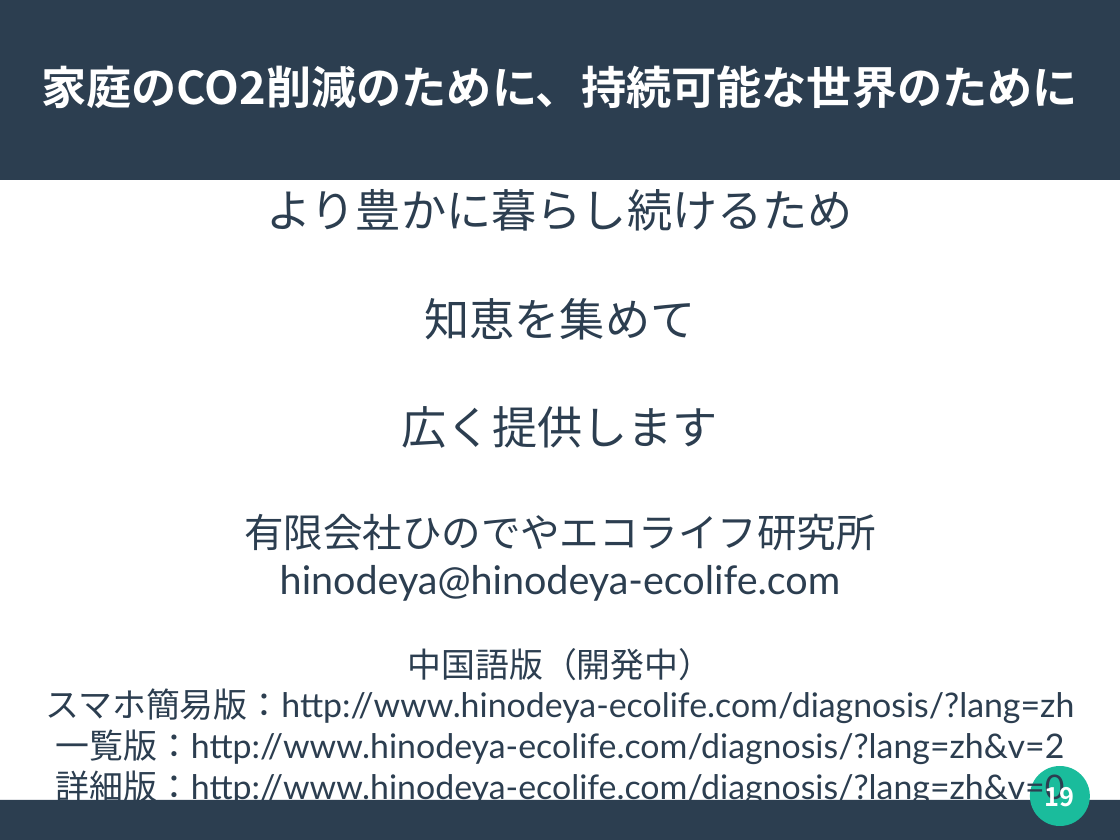
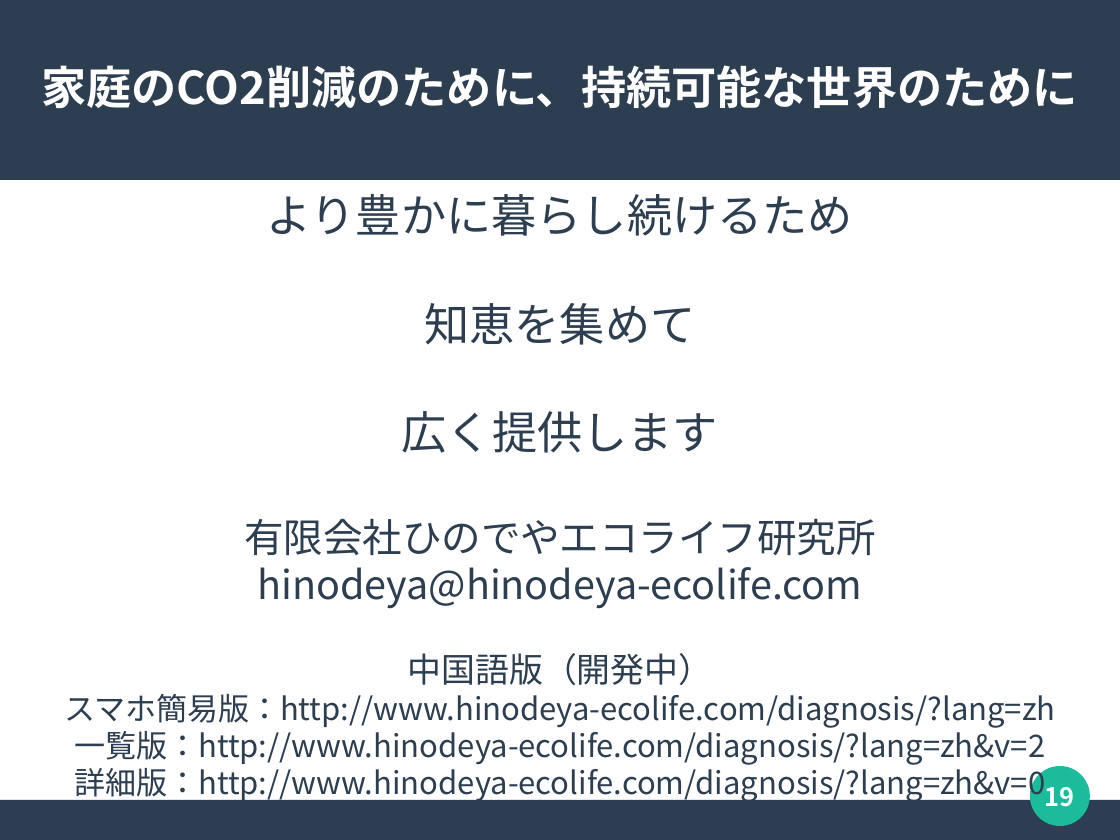
Before and after one commit to hinodeyasuzuki/eco_diagnosis, a slide deck: slide 19 of 開発/D6省エネ診断システム.odp. Drawn at 1120x840 pixels with LibreOffice and Linux fonts; fonts in the diff are those of the drawing. Boxes give left, top, right and bottom in pixels: in the first picture for what was removed or moved away, otherwise in the second. Text is boxed around its words. In the diff, an @@ line names an element or a change of style, - is before the commit and + after.

```diff
--- a/開発/D6省エネ診断システム.odp
+++ b/開発/D6省エネ診断システム.odp
@@ subtitle "より豊かに暮らし続けるため" moved from (x1=45, y1=189, x2=1074, y2=808) to (x1=64, y1=194, x2=1055, y2=803) @@
@@ subtitle "より豊かに暮らし続けるため" at (x1=64, y1=194, x2=1055, y2=803): font Lato to Noto Sans CJK JP; size 24 to 22 pt in "スマホ簡易版：http://www.hinodeya-ecolife.com/diagnosis/?lang=zh", "一覧版：http://www.hinodeya-ecolife.com/diagnosis/?lang=zh&v=2", "詳細版：http://www.hinodeya-ecolife.com/diagnosis/?lang=zh&v=0" @@
```
Also in this commit, not shown: 3 other slides changed, 36 other files.
